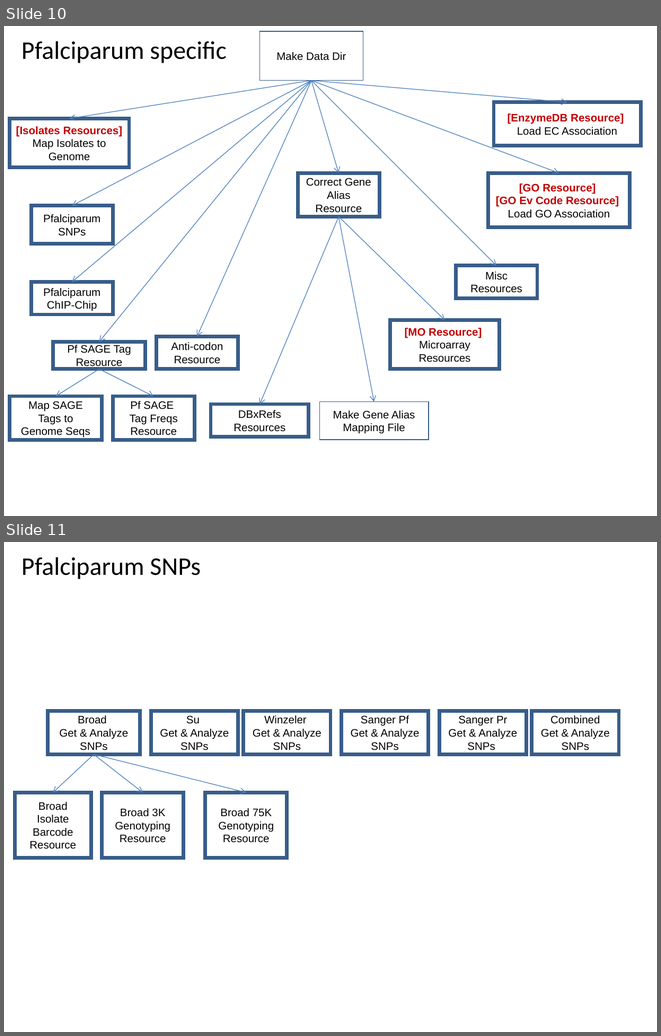
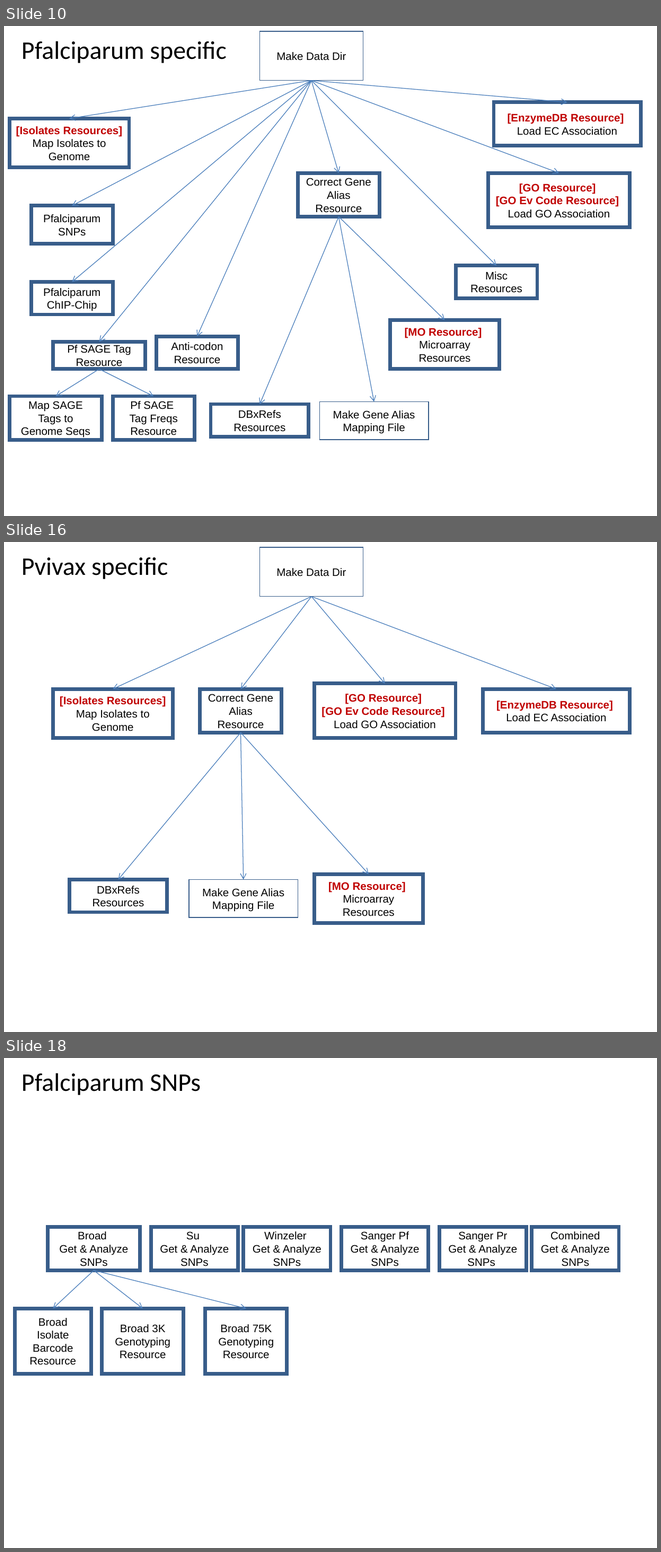
Before and after one commit to VEuPathDB/ApiCommonWorkflow, a slide deck: Main/doc/IntegratedWorkflow.ppt. Shown one above the other, each under a label of ours: slides 10 and 11 before the commit, slides 10, 16 and 18 after it; the slides between them are not shown. The pictures are 661x1036 and 661x1552 pixels, drawn with LibreOffice and Linux fonts; fonts in the diff are those of the drawing. Boxes give left, top, right and bottom in pixels: in the first picture for what was removed or moved away, otherwise in the second. Text is boxed around its words. In the diff, an @@ line names an element or a change of style, - is before the commit and + after.

Commit message:
add organism specific subgraphs

```diff
--- a/Main/doc/IntegratedWorkflow.ppt
+++ b/Main/doc/IntegratedWorkflow.ppt
@@ slide 16 added at box(4, 542, 657, 1032), background #FFFFFF @@
@@ title added at box(21, 557, 168, 579), 28 pt, text #000000 @@
+Pvivax specific
@@ rectangle added at box(260, 547, 363, 596), outline #385D8A 0.99 pt, 12 pt, text #000000 @@
+Make Data Dir
@@ arrow added from (311, 596) to (113, 689), #4A7EBB 0.74 pt @@
@@ arrow added from (311, 596) to (240, 689), #4A7EBB 0.74 pt @@
@@ arrow added from (311, 596) to (385, 684), #4A7EBB 0.74 pt @@
@@ arrow added from (311, 596) to (556, 689), #4A7EBB 0.74 pt @@
@@ rectangle added at box(314, 684, 456, 738), outline #385D8A 4 pt, 12 pt, text #C00000, bold @@
+[GO Resource]
+[GO Ev Code Resource]
+Load GO Association
@@ rectangle added at box(53, 689, 173, 738), outline #385D8A 4 pt, 12 pt, text #C00000, bold @@
+[Isolates Resources]
+Map Isolates to Genome
@@ rectangle added at box(200, 689, 282, 733), outline #385D8A 4 pt, 12 pt, text #000000 @@
+Correct Gene Alias
+Resource
@@ rectangle added at box(483, 689, 629, 733), outline #385D8A 4 pt, 12 pt, text #C00000, bold @@
+[EnzymeDB Resource]
+Load EC Association
@@ arrow added from (241, 733) to (118, 880), #4A7EBB 0.74 pt @@
@@ arrow added from (240, 733) to (244, 880), #4A7EBB 0.74 pt @@
@@ arrow added from (241, 733) to (368, 874), #4A7EBB 0.74 pt @@
@@ rectangle added at box(314, 874, 423, 923), outline #385D8A 4 pt, 12 pt, text #000000 @@
+[MO Resource]
+Microarray
+Resources
@@ rectangle added at box(69, 880, 167, 912), outline #385D8A 4 pt, 12 pt, text #000000 @@
+DBxRefs
+Resources
@@ rectangle added at box(189, 880, 298, 917), outline #385D8A 0.99 pt, 12 pt, text #000000 @@
+Make Gene Alias Mapping File
@@ what was slide 11 is now slide 18 @@
```
Also in this commit, not shown: 18 other slides added.
